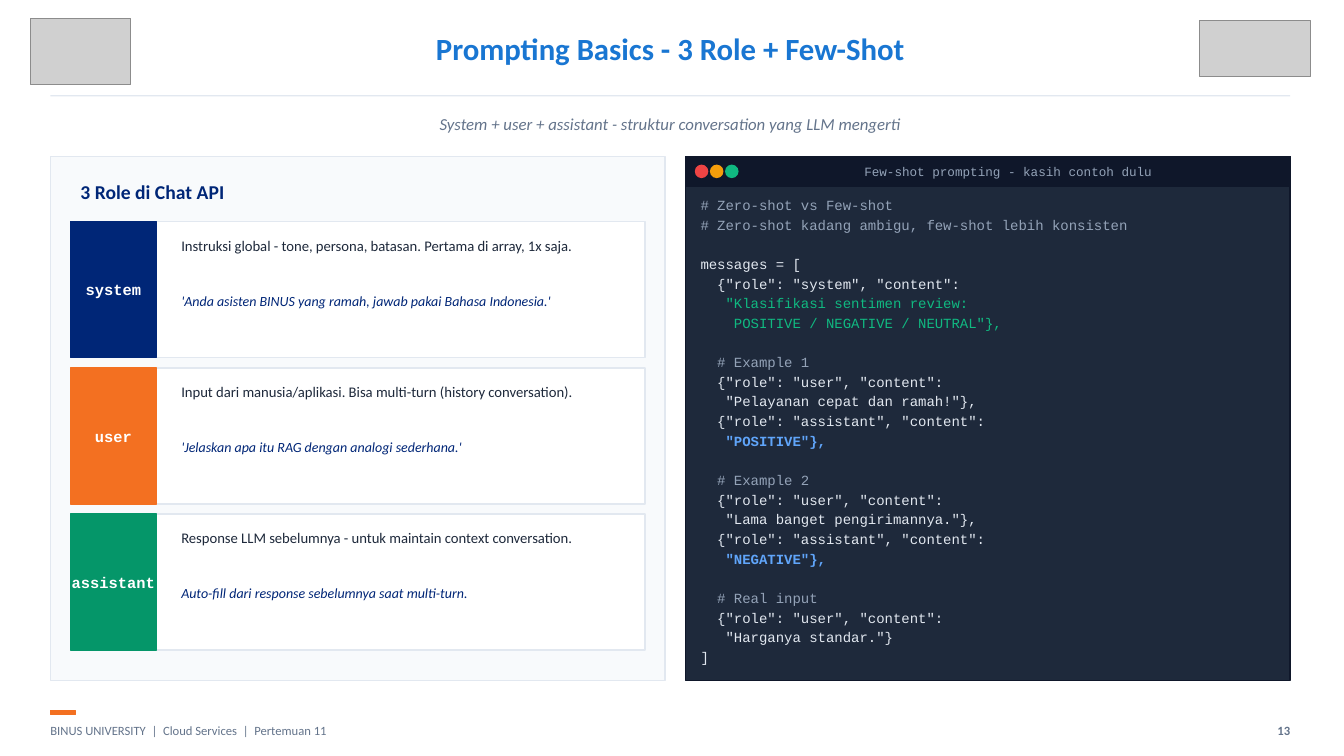
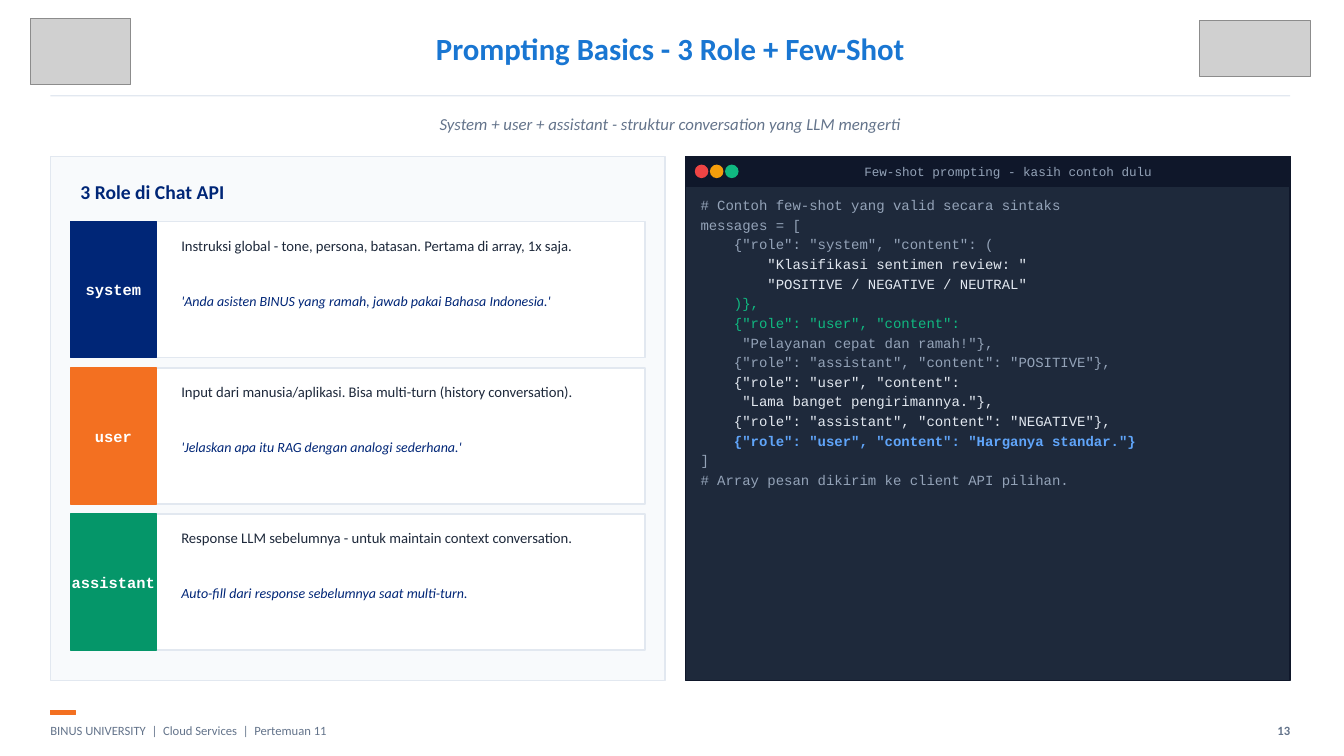
Before and after one commit to SeedFlora/meet11CloudService, a slide deck: slide 13 of slides/Teori_Pertemuan_11.pptx. Drawn at 1344x756 pixels with LibreOffice and Linux fonts; fonts in the diff are those of the drawing; grey boxes stand for pictures. Boxes give left, top, right and bottom in pixels: in the first picture for what was removed or moved away, otherwise in the second. Text is boxed around its words. In the diff, an @@ line names an element or a change of style, - is before the commit and + after.

Commit message:
Simplify local Lab 11 teaching flow and correct examples

```diff
--- a/slides/Teori_Pertemuan_11.pptx
+++ b/slides/Teori_Pertemuan_11.pptx
@@ text at box(717, 200, 1061, 213): text changed @@
-# Zero-shot vs Few-shot
-# Zero-shot kadang ambigu, few-shot lebih konsisten
+# Contoh few-shot yang valid secara sintaks
@@ text at box(701, 222, 993, 351): text colour #E2E8F0 to #94A3B8 in "messages = [", ""Pelayanan cepat dan ramah!"},", "]"; text colour #E2E8F0 to #10B981 in "{"role": "user", "content":" @@
@@ text at box(734, 239, 1027, 289): text changed; text colour #10B981 to #E2E8F0 @@
-{"role": "system", "content":
-"Klasifikasi sentimen review:
-POSITIVE / NEGATIVE / NEUTRAL"},
-# Example 1
+{"role": "system", "content": (
+"Klasifikasi sentimen review: "
+"POSITIVE / NEGATIVE / NEUTRAL"
+)},
@@ text at box(734, 357, 1111, 370): text changed; text colour #E2E8F0 to #94A3B8 @@
-{"role": "assistant", "content":
-"POSITIVE"},
-# Example 2
+{"role": "assistant", "content": "POSITIVE"},
@@ text at box(734, 416, 1136, 449): text changed; text colour #E2E8F0 to #60A5FA; bold on @@
-{"role": "assistant", "content":
-"NEGATIVE"},
-# Real input
-{"role": "user", "content":
-"Harganya standar."}
+{"role": "assistant", "content": "NEGATIVE"},
+{"role": "user", "content": "Harganya standar."}
@@ text at box(717, 475, 1069, 488): paragraph added @@
+# Array pesan dikirim ke client API pilihan.
```
Also in this commit, not shown: 8 other slides changed, 12 other files.
